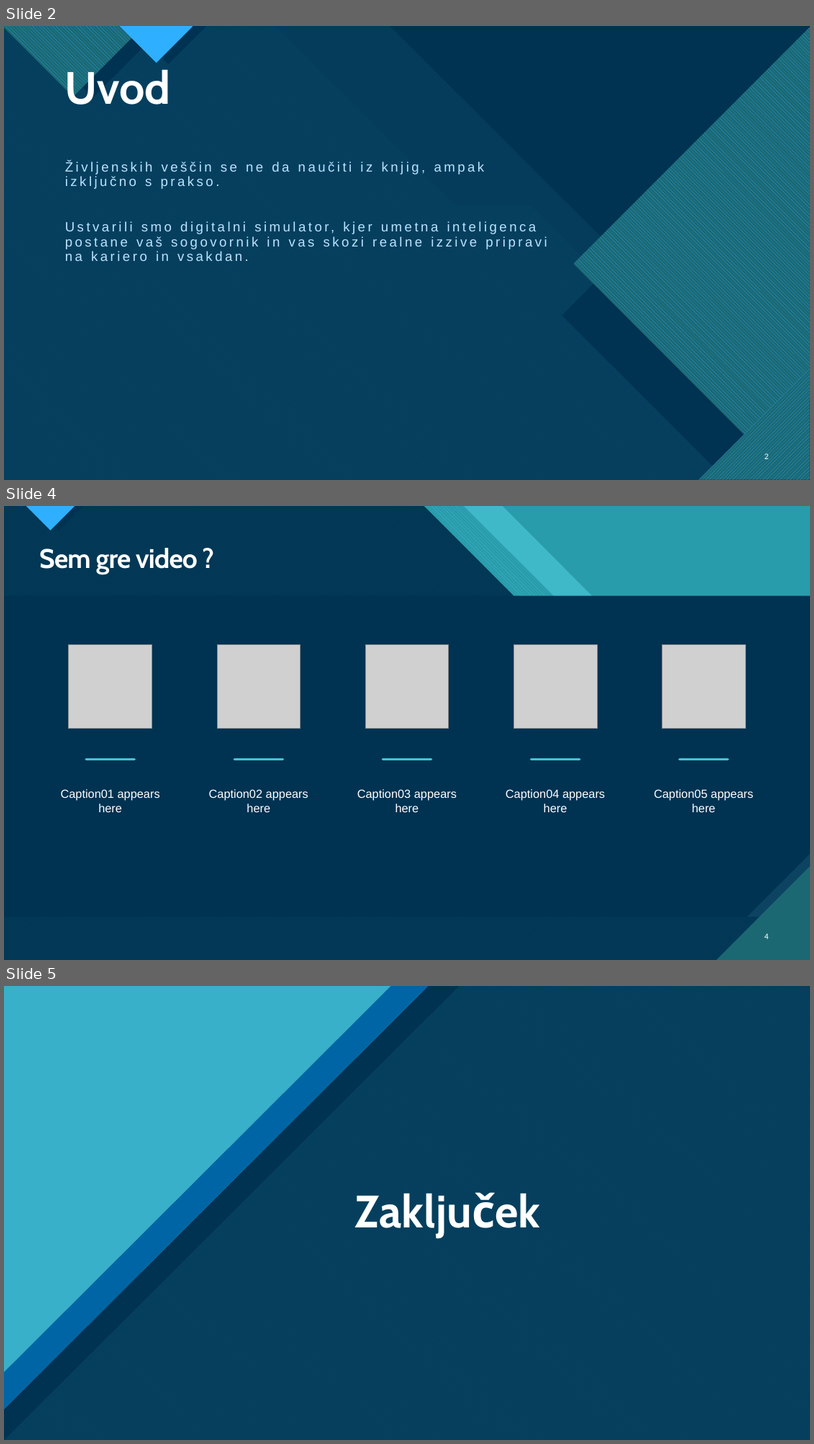
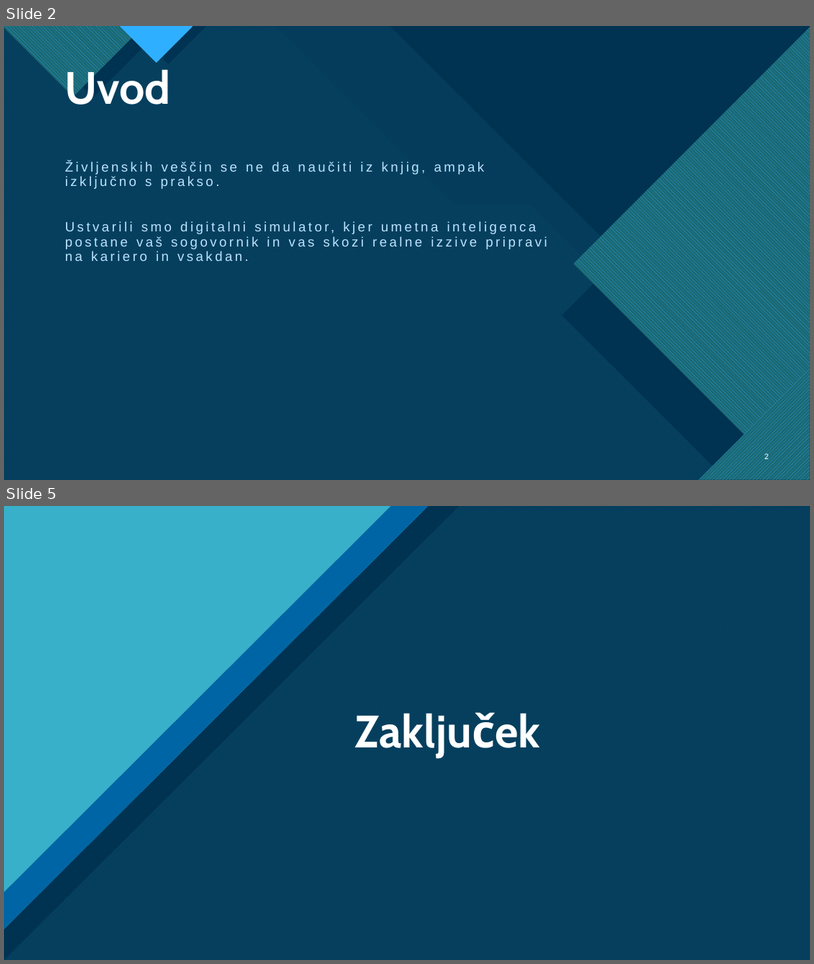
Before and after one commit to Luka-Petek/SkillBoost, a slide deck: skillboost/_PROMOCIJA/Predstavitev/SkillBoostPredstavitev.pptx. Shown one above the other, each under a label of ours: slides 2, 4 and 5 before the commit, slides 2 and 5 after it; the slides between them are not shown. The pictures are 814x1444 and 814x964 pixels, drawn with LibreOffice and Linux fonts; fonts in the diff are those of the drawing; grey boxes stand for pictures. Boxes give left, top, right and bottom in pixels: in the first picture for what was removed or moved away, otherwise in the second. Text is boxed around its words. In the diff, an @@ line names an element or a change of style, - is before the commit and + after.

```diff
--- a/skillboost/_PROMOCIJA/Predstavitev/SkillBoostPredstavitev.pptx
+++ b/skillboost/_PROMOCIJA/Predstavitev/SkillBoostPredstavitev.pptx
@@ slide 4 removed at (x1=4, y1=506, x2=810, y2=960), background #47C3D3; not listed: 14 template elements that a slide beside it also shows @@
@@ rectangle removed at (x1=4, y1=506, x2=810, y2=960) @@
@@ rectangle removed at (x1=4, y1=506, x2=810, y2=960) @@
@@ freeform shape removed at (x1=4, y1=506, x2=810, y2=960) @@
@@ freeform shape removed at (x1=4, y1=506, x2=810, y2=960) @@
@@ title removed at (x1=39, y1=548, x2=198, y2=574) @@
-Sem gre video ?
@@ picture removed at (x1=69, y1=644, x2=152, y2=728) @@
@@ picture removed at (x1=217, y1=644, x2=301, y2=728) @@
@@ picture removed at (x1=365, y1=644, x2=449, y2=728) @@
@@ picture removed at (x1=514, y1=644, x2=597, y2=728) @@
@@ picture removed at (x1=663, y1=644, x2=746, y2=728) @@
@@ line removed from (86, 759) to (134, 759) @@
@@ line removed from (234, 759) to (283, 759) @@
@@ line removed from (383, 759) to (432, 759) @@
@@ line removed from (532, 759) to (580, 759) @@
@@ line removed from (680, 759) to (728, 759) @@
@@ text removed at (x1=61, y1=789, x2=160, y2=812) @@
-Caption01 appears here
@@ text removed at (x1=209, y1=789, x2=309, y2=812) @@
-Caption02 appears here
@@ text removed at (x1=358, y1=789, x2=457, y2=812) @@
-Caption03 appears here
@@ text removed at (x1=506, y1=789, x2=605, y2=812) @@
-Caption04 appears here
@@ text removed at (x1=654, y1=789, x2=754, y2=812) @@
-Caption05 appears here
@@ page number removed at (x1=765, y1=933, x2=769, y2=939) @@
-4
```
Also in this commit, not shown: 1 slide changed, 1 slide added, 14 other files.
